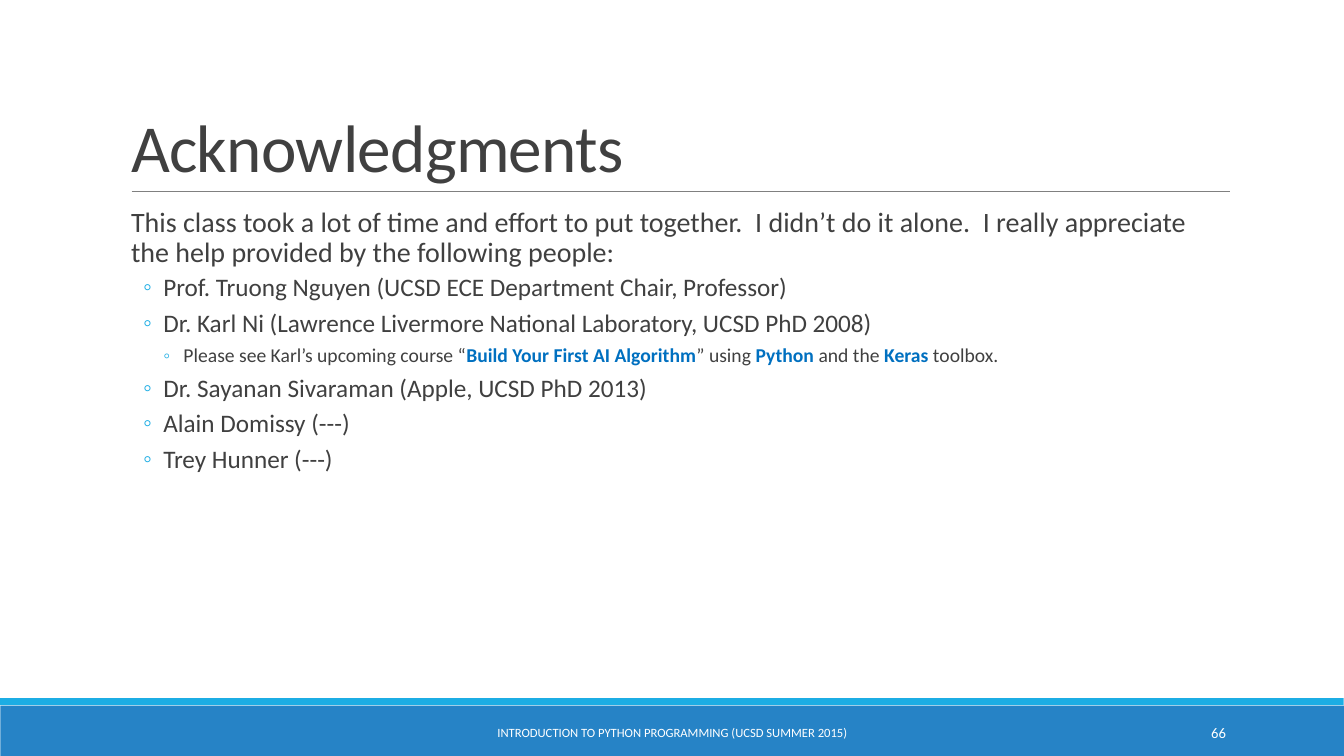
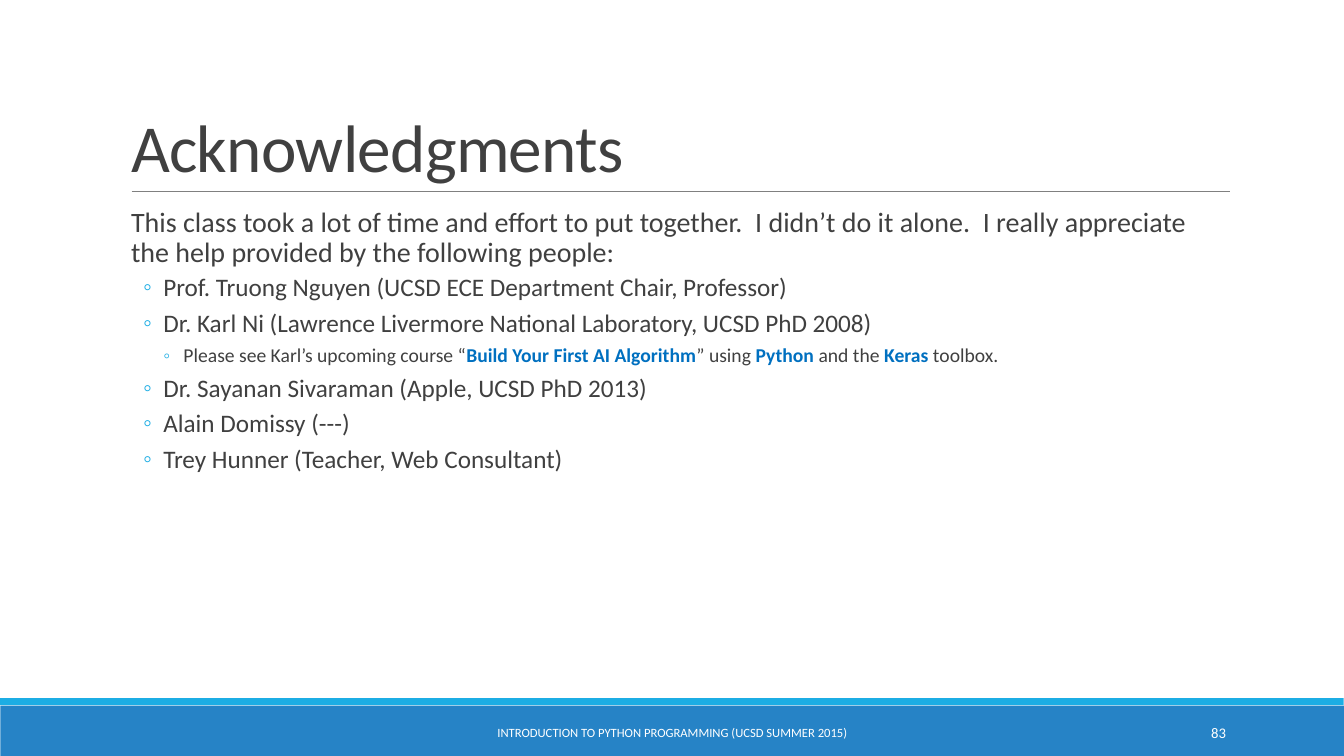
Before and after one commit to natanhaim/PythonSlidesUcsd, a slide deck: slide 83 of IntroPythonProgramming.pptx (slide 66 before the commit). Drawn at 1344x756 pixels with LibreOffice and Linux fonts; fonts in the diff are those of the drawing; background and template pictures are left out. Boxes give left, top, right and bottom in pixels: in the first picture for what was removed or moved away, otherwise in the second. Text is boxed around its words. In the diff, an @@ line names an element or a change of style, - is before the commit and + after.

```diff
--- a/IntroPythonProgramming.pptx
+++ b/IntroPythonProgramming.pptx
@@ text at (x1=163, y1=450, x2=562, y2=472): text changed @@
-  ◦ Trey Hunner (---)
+  ◦ Trey Hunner (Teacher, Web Consultant)
@@ page number at (x1=1211, y1=728, x2=1226, y2=738): text changed @@
-66
+83
```
Also in this commit, not shown: 1 other slide changed, 17 slides added, 4 other files.
